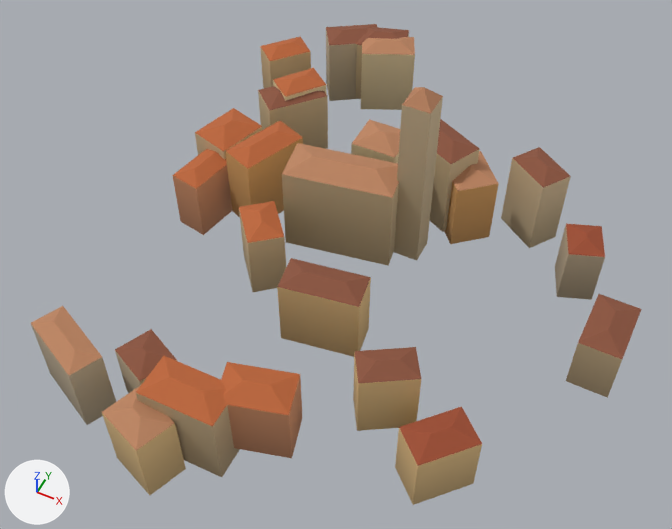
A saved change to the glTF model games/yorimichi/assets/belmonte/meshes/SM_BM_BVV_Village_2.glb.
Both versions are drawn from a 50 mm lens placed at (75.7, -162.5, 180.2), pointed at (3.0, -17.0, -1.6). Arrows for +X, +Y and +Z are at lower left; the lights stay in place. The older version comes first. Vertices at exactly the same position are counted once.

In view in the first picture: 'SM_BM_BVV_Village_2'.
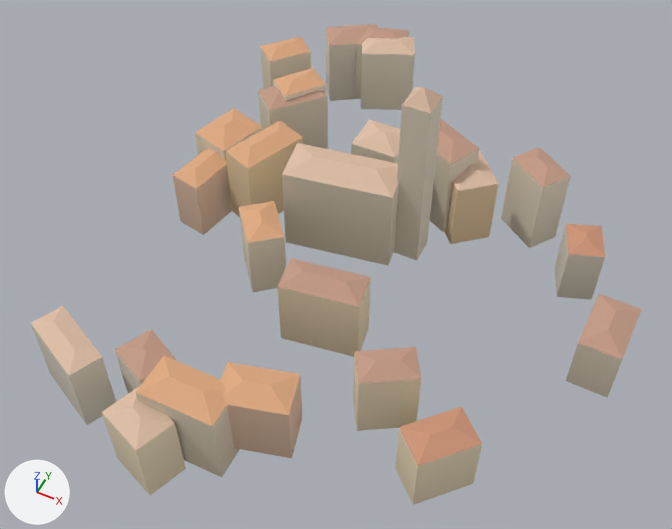
Boxes (x1, y1, x2, y2) around the edits, measured in the pictures (672 x 529 px):
```json
{"part": 1, "of": "me_sm_bvv_village_2", "change": "recoloured", "before": [31, 31, 622, 505], "after": [31, 31, 622, 505], "on screen": "lighter"}
{"part": 2, "of": "me_sm_bvv_village_2", "change": "recoloured", "before": [31, 36, 499, 453], "after": [31, 36, 499, 453], "on screen": "orange to beige"}
{"part": 3, "of": "me_sm_bvv_village_2", "change": "recoloured", "before": [115, 24, 641, 466], "after": [115, 24, 641, 466]}
```

The change, as JSON lines over the scene's bpy script:
```json
{"block": "me_sm_bvv_village_2", "where": "me_sm_bvv_village_2.from_pydata(...)  # 259 vertices, 362 faces; spans x -63.0..78.0, y -86.0..76.0, z -30.0..43.0"}
{"block": "me_sm_bvv_village_2", "where": "# used by ob_sm_bm_bvv_village_2; location = (0.0, 0.0, 0.0)"}
{"block": "me_sm_bvv_village_2", "change": "me_sm_bvv_village_2 part 1: 192 faces centred in x -61.0..78.0, y -84.0..74.0, z -25.0..22.0 are repainted in the vertex colours; the middle colour goes from beige #bead8b to pale yellow #e0d7c3"}
{"block": "me_sm_bvv_village_2", "change": "me_sm_bvv_village_2 part 2: 104 faces centred in x -59.0..28.0, y -82.0..68.0, z -7.0..40.0 are repainted in the vertex colours; the middle colour goes from orange #bd855a to beige #dfbfa0"}
{"block": "me_sm_bvv_village_2", "change": "me_sm_bvv_village_2 part 3: 66 faces centred in x -43.0..76.0, y -65.0..72.0, z -12.0..10.0 are repainted in the vertex colours; the middle colour goes from brown #8c543d to beige #c49b86"}
```
